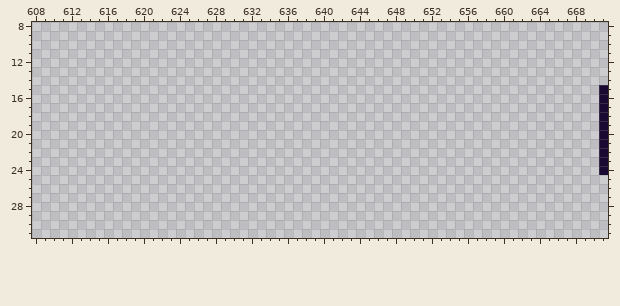
A pixel-art file gets an edit: floor-tiles.aseprite. Above: the version before the commit.
1248x32 pixels, 1 frame. Colours within 5 levels of each other are drawn and written as one. Shown: x 608..671, y 8..31.
After the commit:
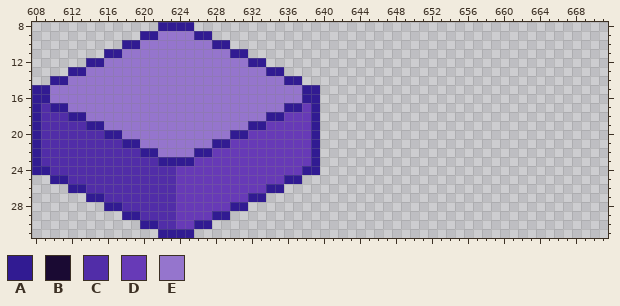
Palette (. is transparent): A #311b92  B #1a0a33  C #512da8  D #673ab7  E #9575cd
The author wrote: normal purple tile
The edit:
Colour A now appears in row 8 at x 622 to 625; in row 9 at x 620 to 621 and 626 to 627; in row 10 at x 618 to 619 and 628 to 629; in row 11 at x 616 to 617 and 630 to 631; in row 12 at x 614 to 615 and 632 to 633; in row 13 at x 612 to 613 and 634 to 635.
Colour A now appears in row 14 at x 610 to 611 and 636 to 637; in rows 15 to 16 at x 608 to 609 and 638 to 639; in row 17 at x 608, 610 to 611, 636 to 637 and 639; in row 18 at x 608, 612 to 613, 634 to 635 and 639; in row 19 at x 608, 614 to 615, 632 to 633 and 639; in row 20 at x 608, 616 to 617, 630 to 631 and 639.
Colour A now appears in row 21 at x 608, 618 to 619, 628 to 629 and 639; in row 22 at x 608, 620 to 621, 626 to 627 and 639; in row 23 at x 608, 622 to 625 and 639; in row 24 at x 608 to 609 and 638 to 639; in row 25 at x 610 to 611 and 636 to 637; in row 26 at x 612 to 613 and 634 to 635.
Colour A now appears in row 27 at x 614 to 615 and 632 to 633; in row 28 at x 616 to 617 and 630 to 631; in row 29 at x 618 to 619 and 628 to 629; in row 30 at x 620 to 621 and 626 to 627; in row 31 at x 622 to 625.
Colour C now appears in row 17 at x 609; in row 18 at x 609 to 611; in row 19 at x 609 to 613; in row 20 at x 609 to 615; in row 21 at x 609 to 617; in row 22 at x 609 to 619.
Colour C now appears in row 23 at x 609 to 621; in row 24 at x 610 to 623; in row 25 at x 612 to 623; in row 26 at x 614 to 623; in row 27 at x 616 to 623; in row 28 at x 618 to 623.
Colour C now appears in row 29 at x 620 to 623; in row 30 at x 622 to 623.
Colour D now appears in row 17 at x 638; in row 18 at x 636 to 638; in row 19 at x 634 to 638; in row 20 at x 632 to 638; in row 21 at x 630 to 638; in row 22 at x 628 to 638.
Colour D now appears in row 23 at x 626 to 638; in row 24 at x 624 to 637; in row 25 at x 624 to 635; in row 26 at x 624 to 633; in row 27 at x 624 to 631; in row 28 at x 624 to 629.
Colour D now appears in row 29 at x 624 to 627; in row 30 at x 624 to 625.
Colour E now appears in row 9 at x 622 to 625; in row 10 at x 620 to 627; in row 11 at x 618 to 629; in row 12 at x 616 to 631; in row 13 at x 614 to 633; in row 14 at x 612 to 635.
Colour E now appears in rows 15 to 16 at x 610 to 637; in row 17 at x 612 to 635; in row 18 at x 614 to 633; in row 19 at x 616 to 631; in row 20 at x 618 to 629; in row 21 at x 620 to 627.
Colour E now appears in row 22 at x 622 to 625.
The edit erases colour B in rows 15 to 24 at x 671.
Where, in picture pixels (left, top, right, bottom), the same in both pictures:
added: (32, 22, 320, 238)
erased: (599, 85, 608, 175)
